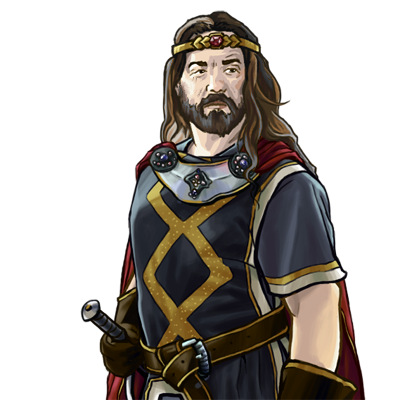
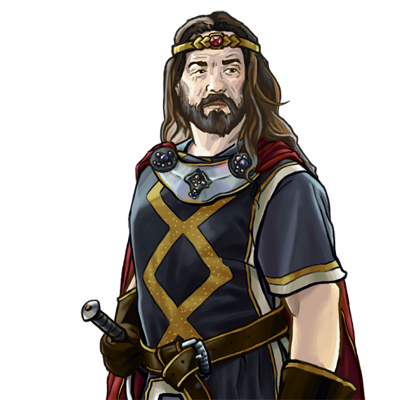
Layered file, before and after one edit (400x400). Changes by layer:
painted on "garard.webp" over bbox(180, 51, 241, 98)
